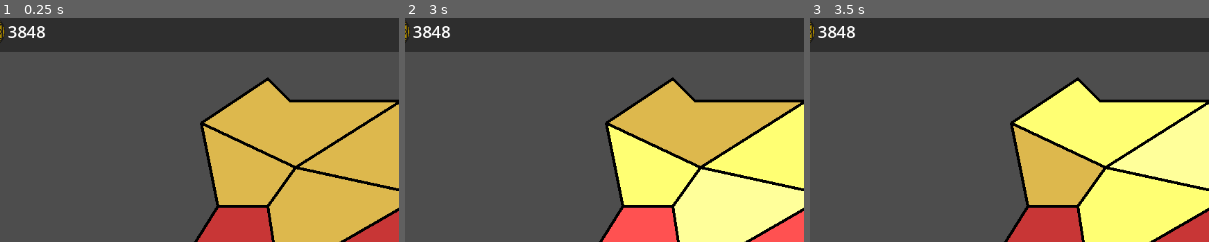
Above: before the commit, frames 1-3 (left to right).
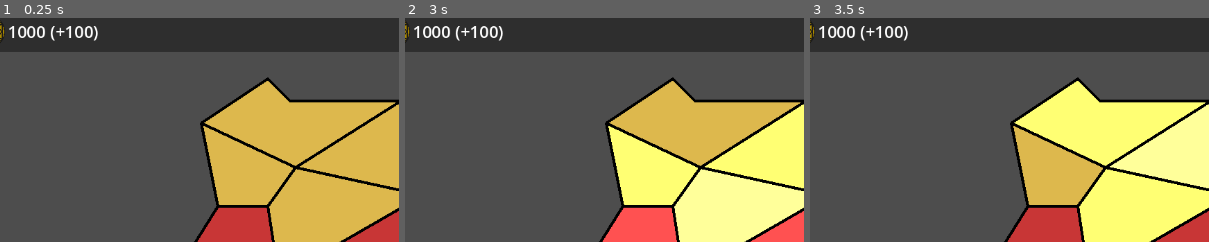
Above: after the commit, the same moments.

Repository: izzyn/Gadogadog
Game: Godot game, scene res://map.tscn
Two runs of this game, one before a commit and one after it. Both use one fixed random seed, a clock stepped at 60 frames per second and the inputs below.
Inputs (mouse positions are % of the whole screen's width and height, from its top left):
- Up to frame 1 (0.25 s): no input
- Up to frame 2 (3 s): click (5, 9) at 0.5 s; click (5, 9) at 1.25 s; click (5, 9) at 2 s; tap Enter at 2.75 s; drag from (50, 50) to (60, 28) at 2.77 s
- Up to frame 3 (3.5 s): no input
The pictures show only the part of the screen within x 14-64%, y 3-53%; the shares and areas given below are measured in that part.

The runs differ from the first frame. In frame 1, 0.6% of the frame differs, in the area x 2-25%, y 3-11%; in frame 2, 0.6%; in frame 3, 0.6%.
Error before the commit: Invalid access to property or key 'holyland' on a base object of type 'Dictionary'. (res://ResourceBar.gd:6)

Commit message:
Working on scriptinnggg...

Diff:
--- a/Countries/HolyHolyLand.tres
+++ b/Countries/HolyHolyLand.tres
@@ -1,7 +1,7 @@
 [gd_resource type="Resource" script_class="Country_Info" load_steps=6 format=3 uid="uid://dvuvlucqarxco"]
 
 [ext_resource type="Texture2D" uid="uid://4qwaqrw603p6" path="res://Assets/holylogo.svg" id="1_1off6"]
-[ext_resource type="Script" path="res://Data/CountryInfo.gd" id="2_88y81"]
+[ext_resource type="Script" path="res://Data/Countries/CountryInfo.gd" id="2_88y81"]
 [ext_resource type="Script" path="res://Data/ResourceType.gd" id="2_gydni"]
 [ext_resource type="Texture2D" uid="uid://bruuaxu072gfv" path="res://Assets/money.svg" id="3_yrtmj"]
 
--- a/Countries/TheSwirlers.tres
+++ b/Countries/TheSwirlers.tres
@@ -1,7 +1,7 @@
 [gd_resource type="Resource" script_class="Country_Info" load_steps=3 format=3 uid="uid://b2voqs5y8runw"]
 
 [ext_resource type="Texture2D" uid="uid://125hf01me7lv" path="res://Assets/swirlylogo.svg" id="1_ax4ph"]
-[ext_resource type="Script" path="res://Data/CountryInfo.gd" id="2_loxm4"]
+[ext_resource type="Script" path="res://Data/Countries/CountryInfo.gd" id="2_loxm4"]
 
 [resource]
 script = ExtResource("2_loxm4")
--- /dev/null
+++ b/Data/Conditions/ConditionEvent.gd
@@ -0,0 +1,20 @@
+extends Condition
+
+##If on, will enable condition if any country has gotten the event
+@export
+var global : bool
+
+##Country to check for event, if global is enabled this does nothing.
+@export
+var countryid : String
+
+@export
+var eventid : String
+func check() -> bool:
+	if Log.completed_events.has(eventid):
+		if global:
+			return true
+		else: if countryid in Log.completed_events[eventid]:
+			return true
+	return false
+	pass
--- a/Data/Conditions/ConditionResource.gd
+++ b/Data/Conditions/ConditionResource.gd
@@ -4,3 +4,26 @@
 
 @export
 var type : Type
+
+@export
+var resource_1 : Fetch_Data
+
+@export
+var resource_2 : Fetch_Data
+
+func check() -> bool:
+	match type:
+		Type.Equal_Greater_Than:
+			return resource_1.fetch() >= resource_2.fetch()
+		Type.Equal_Lesser_Than:
+			return resource_1.fetch() <= resource_2.fetch()
+		Type.Lesser_Than:
+			return resource_1.fetch() < resource_2.fetch()
+		Type.Greater_Than:
+			return resource_1.fetch() <= resource_2.fetch()
+		Type.Equal:
+			return resource_1.fetch() == resource_2.fetch()
+		Type.Not_Equal:
+			return resource_1.fetch() != resource_2.fetch()
+	return false
+	pass
--- /dev/null
+++ b/Data/Countries/CountryData.tscn
@@ -0,0 +1,31 @@
+[gd_scene load_steps=8 format=3 uid="uid://d1bne15nfycuf"]
+
+[ext_resource type="Script" path="res://Data/Countries/CountryData.gd" id="1_p7lka"]
+[ext_resource type="Texture2D" uid="uid://4qwaqrw603p6" path="res://Assets/holylogo.svg" id="2_3hfo0"]
+[ext_resource type="Texture2D" uid="uid://bruuaxu072gfv" path="res://Assets/money.svg" id="3_enl0f"]
+[ext_resource type="Script" path="res://Data/ResourceType.gd" id="4_dqgkg"]
+[ext_resource type="Script" path="res://Data/Countries/CountryInfo.gd" id="5_xl1gb"]
+
+[sub_resource type="Resource" id="Resource_bgnjg"]
+script = ExtResource("4_dqgkg")
+icon = ExtResource("3_enl0f")
+amount = 1000
+income = {
+"Trades": 100
+}
+
+[sub_resource type="Resource" id="Resource_atrhw"]
+script = ExtResource("5_xl1gb")
+name = "Holy holyland"
+logo = ExtResource("2_3hfo0")
+color = Color(0, 0, 0, 1)
+resources = {
+"money": SubResource("Resource_bgnjg")
+}
+
+[node name="CountryData" type="Node"]
+script = ExtResource("1_p7lka")
+player_country_id = "holyland"
+countries = {
+"holyland": SubResource("Resource_atrhw")
+}
--- a/Data/CountryData.tscn
+++ /dev/null
@@ -1,7 +0,0 @@
-[gd_scene load_steps=2 format=3 uid="uid://d1bne15nfycuf"]
-
-[ext_resource type="Script" path="res://Data/CountryData.gd" id="1_p7lka"]
-
-[node name="CountryData" type="Node"]
-script = ExtResource("1_p7lka")
-player_country_id = "holyland"
--- a/Data/Event.gd
+++ /dev/null
@@ -1,11 +0,0 @@
-extends Log_Entry
-class_name Event
-
-@export
-var ID : String
-
-func enact():
-	pass
-
-func revoke():
-	pass
--- /dev/null
+++ b/Data/Log/ConditionalLog.gd
@@ -0,0 +1,22 @@
+extends Log_Entry
+class_name Conditional_Log
+
+@export
+var condition : Condition
+
+@export
+var entry : Log_Entry
+
+var _was_enacted : bool
+func enact():
+	if condition.check():
+		_was_enacted = true
+		entry.enact()
+	else:
+		_was_enacted = false
+	pass
+
+func revoke():
+	if _was_enacted:
+		entry.revoke()
+	pass
--- /dev/null
+++ b/Data/Log/Event.gd
@@ -0,0 +1,20 @@
+extends Log_Entry
+class_name Event
+
+@export
+var ID : String
+
+func enact():
+	if ID in Log.completed_events.keys():
+		Log.completed_events[ID] = [affected_country]
+	else:
+		Log.completed_events[ID].append(affected_country)
+	pass
+
+func revoke():
+	if ID in Log.completed_events.keys():
+		if len(Log.completed_events[ID]) == 1:
+			Log.completed_events.erase(Log.completed_events[ID])
+		else:
+			Log.completed_events[ID].erase(affected_country)
+	pass
--- a/Data/Log.gd
+++ b/Data/Log/Log.gd
@@ -7,7 +7,9 @@
 func _ready() -> void:
 	pass # Replace with function body.
 
-func append_log(event : Event) -> void:
+func append_log(event : Log_Entry) -> void:
+	event.enact()
+	log.append(event)
 	pass
 
 # Called every frame. 'delta' is the elapsed time since the previous frame.
--- a/Data/LogEntry.gd
+++ b/Data/Log/LogEntry.gd
@@ -12,5 +12,6 @@
 	print("Not Implemented")
 	pass
 
-func get_tooltip():
+func get_tooltip() -> String:
+	return ""
 	pass
--- a/Data/TemporaryLog.gd
+++ b/Data/Log/TemporaryLog.gd
@@ -3,5 +3,4 @@
 
 #duration in days
 var duration : int
-
 var event : Log_Entry
--- /dev/null
+++ b/Data/Log/Transaction.gd
@@ -0,0 +1,23 @@
+extends Log_Entry
+class_name Transaction
+
+@export
+var resource_type : String
+
+@export
+var amount : int
+
+func enact():
+	CountryData.countries[affected_country].resources[resource_type].amount += amount
+	pass
+
+func revoke():
+	CountryData.countries[affected_country].resources[resource_type].amount -= amount
+	pass
+
+func get_tooltip():
+	var adjective = "gains "
+	if amount < 0:
+		adjective = "[color=red]loses[/color] "
+	return CountryData.countries[affected_country].name + " " + adjective + ("[img 20]%s[/img] " % CountryData.countries[affected_country].resources[resource_type].icon) + str(amount)
+	pass
--- a/Data/PopupData.gd
+++ b/Data/PopupData.gd
@@ -1 +1,17 @@
 extends Resource
+class_name Popup_Data
+
+@export
+var title : String
+
+@export
+var flavour_text : String
+
+@export
+var options : Array[PopupOption]
+
+@export
+var image : Texture
+
+@export
+var condition : Condition
--- /dev/null
+++ b/Data/PopupOption.gd
@@ -0,0 +1,23 @@
+extends Resource
+class_name PopupOption
+
+##If enabled, option will be available even if condition is not filled (it will however, be unclickable)
+@export
+var always_visible : bool
+
+##If let empty, option is always available
+@export
+var condition : Condition
+
+@export
+var entry : Log_Entry
+
+@export
+var text : String
+
+func available() -> bool:
+	if condition:
+		return condition.check()
+	else:
+		return true
+	pass
--- a/Data/Transaction.gd
+++ /dev/null
@@ -1,8 +0,0 @@
-extends Log_Entry
-class_name Transaction
-
-@export
-var resource_type : Resource_Type
-
-@export
-var amount : int
--- a/project.godot
+++ b/project.godot
@@ -18,8 +18,9 @@
 [autoload]
 
 UiManager="*res://UI/UIManager.tscn"
-CountryData="*res://Data/CountryData.tscn"
+CountryData="*res://Data/Countries/CountryData.tscn"
+Log="*res://Data/Log/Log.gd"
 
 [editor_plugins]
 
-enabled=PackedStringArray("res://addons/tnowe_extra_controls/plugin.cfg")
+enabled=PackedStringArray()
Renamed: Data/CountryData.gd -> Data/Countries/CountryData.gd
Renamed: Data/CountryInfo.gd -> Data/Countries/CountryInfo.gd
